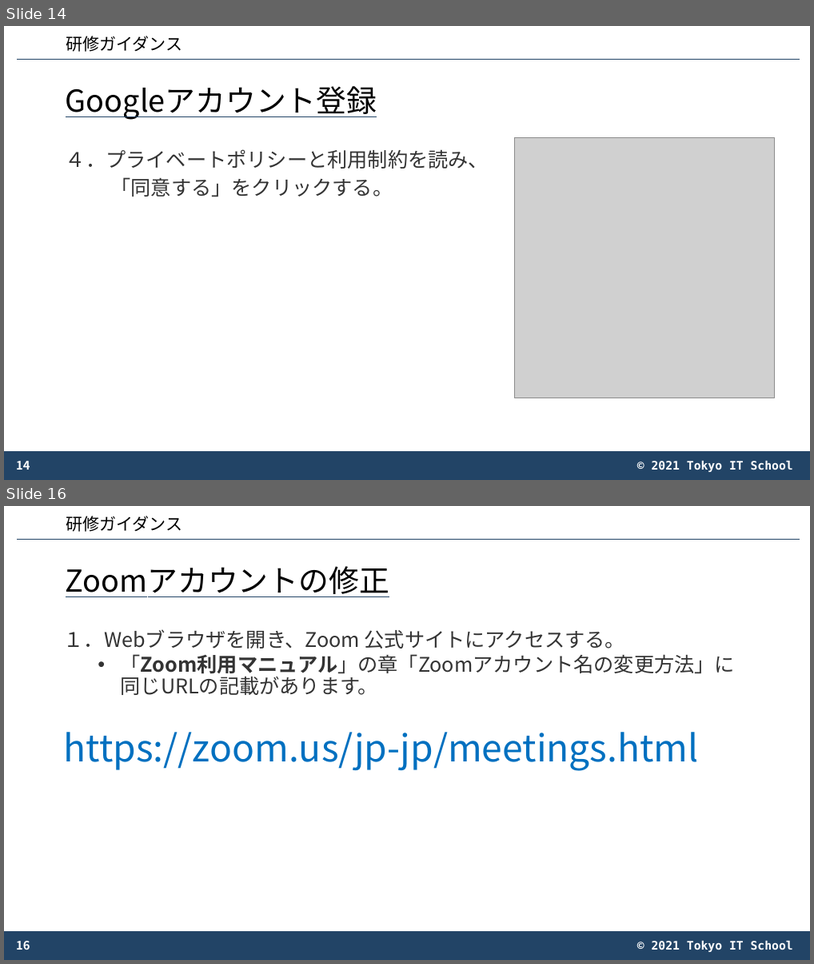
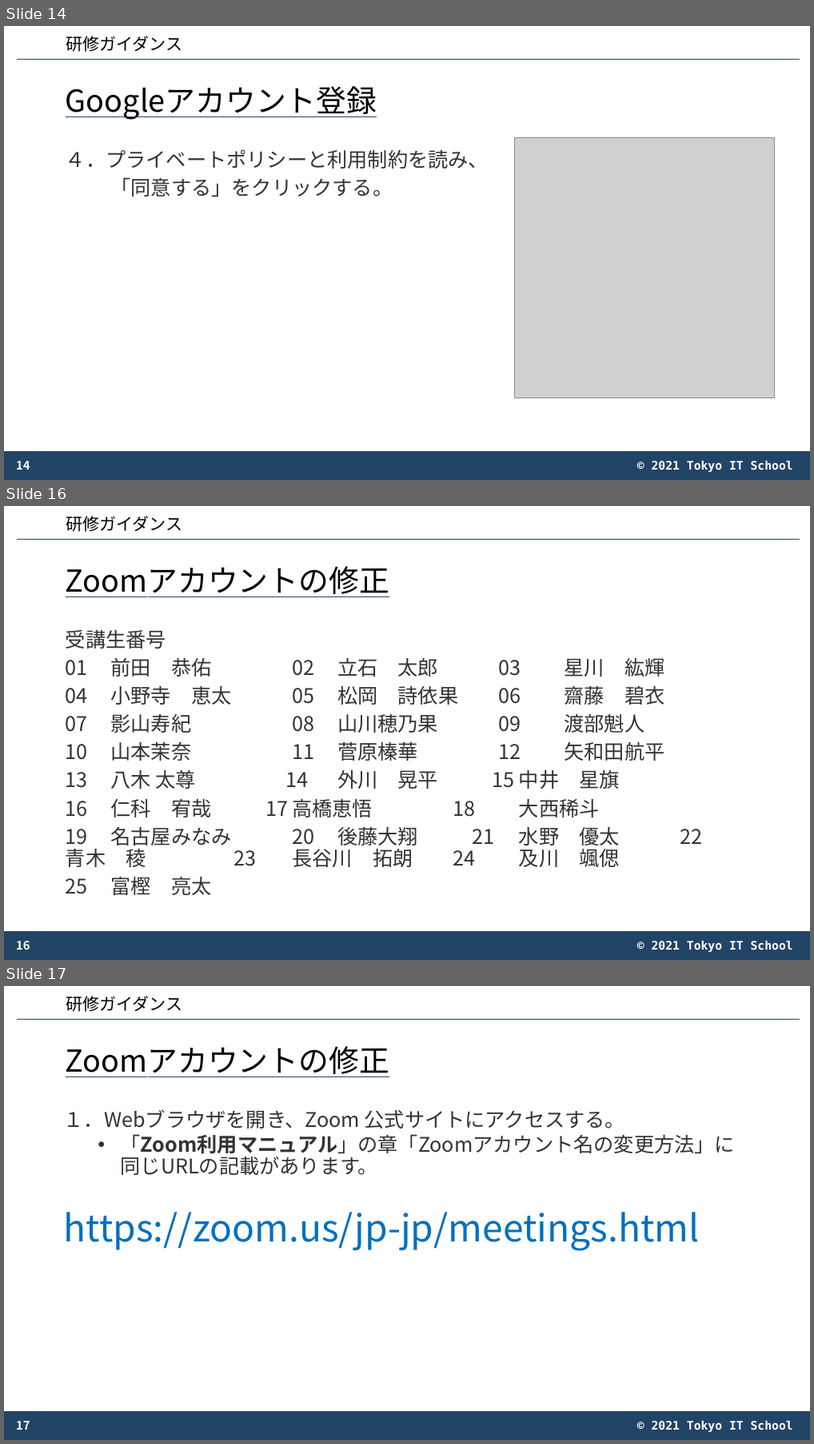
Before and after one commit to create0stance/2023FILE, a slide deck: 01_講義/プレ研修/002_4_6_IT入門 - 1/01_研修ガイダンス/IT入門_研修ガイダンス_講義資料_1.0.3.pptx. Shown one above the other, each under a label of ours: slides 14 and 16 before the commit, slides 14, 16 and 17 after it; the slides between them are not shown. The pictures are 814x964 and 814x1444 pixels, drawn with LibreOffice and Linux fonts; fonts in the diff are those of the drawing; grey boxes stand for pictures; background and template pictures are left out. Boxes give left, top, right and bottom in pixels: in the first picture for what was removed or moved away, otherwise in the second. Text is boxed around its words. In the diff, an @@ line names an element or a change of style, - is before the commit and + after.

```diff
--- a/01_講義/プレ研修/002_4_6_IT入門 - 1/01_研修ガイダンス/IT入門_研修ガイダンス_講義資料_1.0.3.pptx
+++ b/01_講義/プレ研修/002_4_6_IT入門 - 1/01_研修ガイダンス/IT入門_研修ガイダンス_講義資料_1.0.3.pptx
@@ slide 16 added at (4,506,810,960), background #FFFFFF; not listed: 4 template elements that a slide beside it also shows @@
@@ rectangle added at (60,512,276,536), fill #FFFFFF, outline #FFFFFF 1 pt, 20 pt, text #000000 @@
+研修ガイダンス
@@ title added at (66,566,390,597), 36 pt, text #000000, underline @@
+Zoomアカウントの修正
@@ text added at (66,630,702,895), 24 pt, text #333333 @@
+受講生番号
+01 前田 恭佑 02 立石 太郎 03 星川 紘輝
+04 小野寺 恵太 05 松岡 詩依果 06 齋藤 碧衣
+07 影山寿紀 08 山川穂乃果 09 渡部魁人
+10 山本茉奈 11 菅原榛華 12 矢和田航平
+13 八木 太尊 14 外川 晃平 15 中井 星旗
+16 仁科 宥哉 17 高橋恵悟 18 大西稀斗
+19 名古屋みなみ 20 後藤大翔 21 水野 優太 22 青木 稜 23 長谷川 拓朗 24 及川 颯偲
+25 富樫 亮太
@@ page number added at (16,940,30,949), 14 pt, text #FFFFFF, bold @@
+16
@@ what was slide 16 is now slide 17 @@
@@ page number at (16,1420,30,1429): text changed @@
-16
+17
```
Also in this commit, not shown: 5 slides changed, 1 slide removed, 19 other files.
